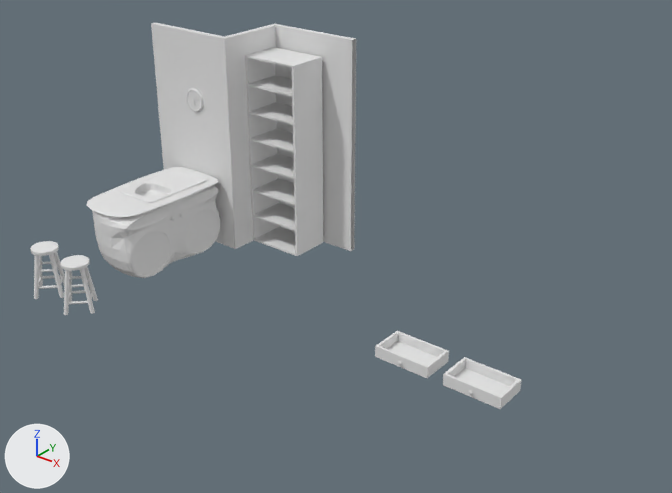
An edit to the Blender file Kitchen/kitchen.blend, drawn before and after from the same camera.
Before and after are seen from a camera (50 mm lens) standing at (130.8, -131.4, 101.5) and looking at (25.5, 0.2, 19.9). Every picture has the same lights, and +X, +Y and +Z are marked at lower left.
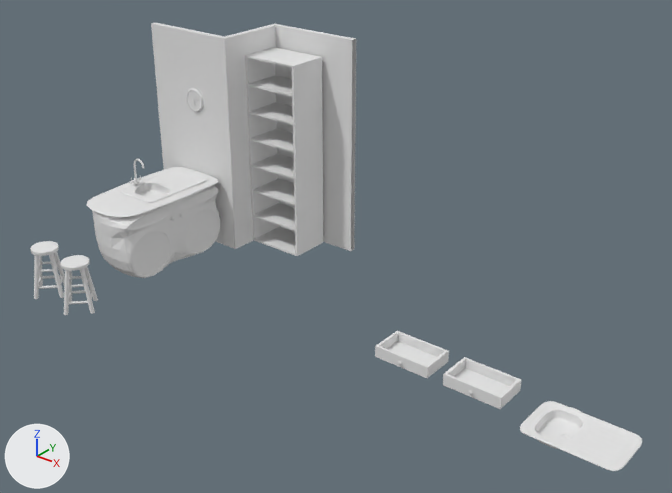
What differs and where, as boxes (x1, y1, x2, y2) in the pictures (672 x 493 px):
'Plane.005', added: after (520, 401, 642, 471)
'Circle.009', added: after (130, 159, 144, 185)

Edits to the bpy script that builds the scene:
```text
Add me_plane_006:
    me_plane_006.from_pydata(...)  # 620 vertices, 608 faces; spans x -1.63..4.09, y -1.33..1.39, z -2.26..0.16
    me_plane_006.polygons.foreach_set('use_smooth', [True] * 608)
Add me_circle_024:
    me_circle_024.from_pydata(...)  # 774 vertices, 723 faces; spans x -0.549..0.085, y -0.253..0.253, z -0.624..0.391
    me_circle_024.polygons.foreach_set('use_smooth', [True] * 723)
Add ob_plane_005:
    ob_plane_005 = bpy.data.objects.new('Plane.005', me_plane_006)
    ob_plane_005.location = (76.8, 0.0, 0.0)
    ob_plane_005.scale = (3.36, 4.57, 1.14)
    _m = ob_plane_005.modifiers.new('Subdivision', 'SUBSURF')
    _m.levels = 4
Add ob_circle_009:
    ob_circle_009 = bpy.data.objects.new('Circle.009', me_circle_024)
    ob_circle_009.location = (-34.9, -0.1, 22.5)
    ob_circle_009.rotation_euler = (0.0, 0.0, 3.142)  # degrees (0, 0, 180)
    ob_circle_009.scale = (6.35, 6.14, 6.81)
    _m = ob_circle_009.modifiers.new('Subdivision', 'SUBSURF')
    _m.levels = 4
```
